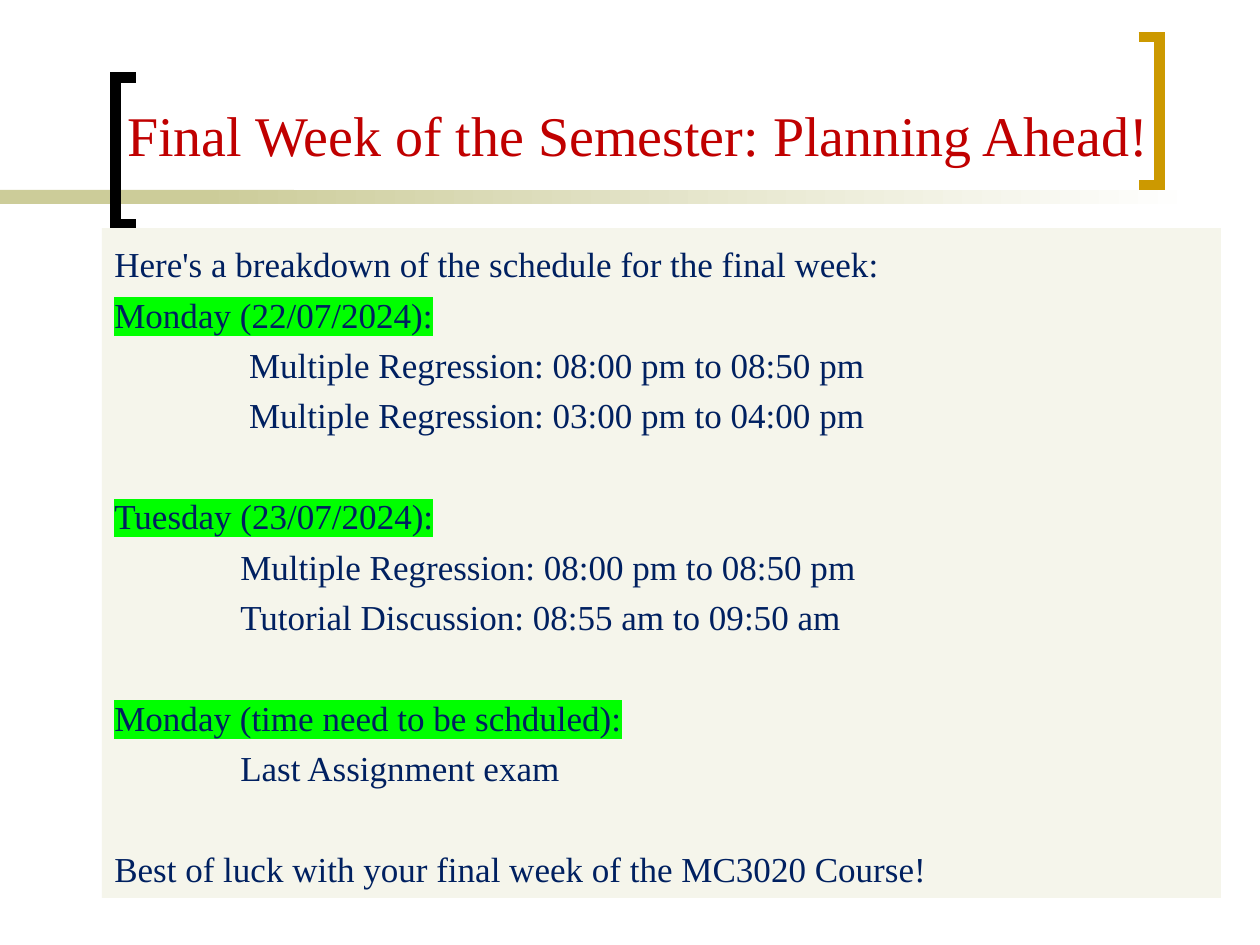
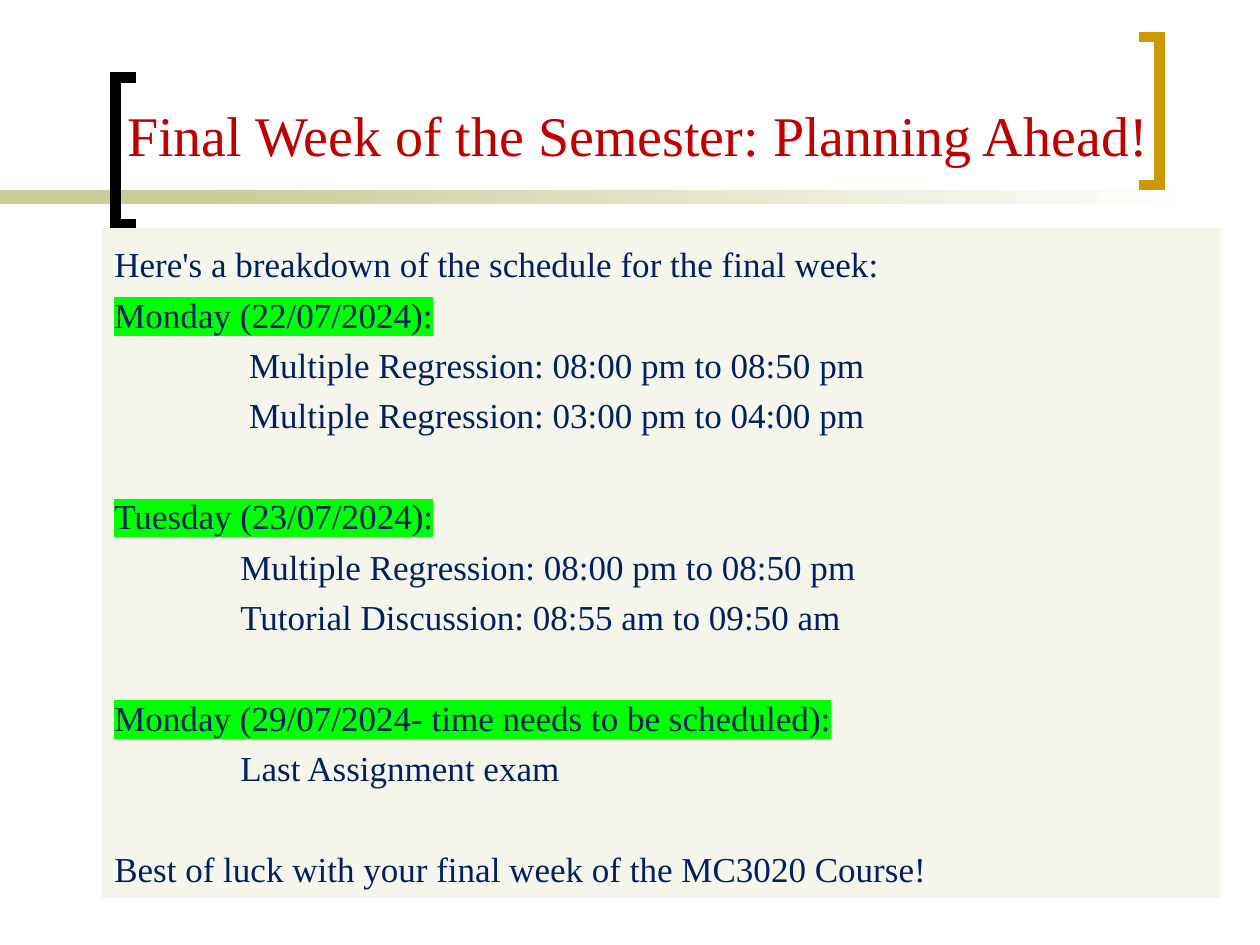
Before and after one commit to Mayooran1987/MC3020_E22, a slide deck: slide 82 of Lect_6.pptx (slide 83 before the commit). Drawn at 1260x945 pixels with LibreOffice and Linux fonts; fonts in the diff are those of the drawing. Boxes give left, top, right and bottom in pixels: in the first picture for what was removed or moved away, otherwise in the second. Text is boxed around its words. In the diff, an @@ line names an element or a change of style, - is before the commit and + after.

```diff
--- a/Lect_6.pptx
+++ b/Lect_6.pptx
@@ text in rectangle at box(114, 706, 830, 738): text changed @@
-Monday (time need to be schduled):
+Monday (29/07/2024- time needs to be scheduled):
```
Also in this commit, not shown: 2 other slides changed, 1 slide removed.
